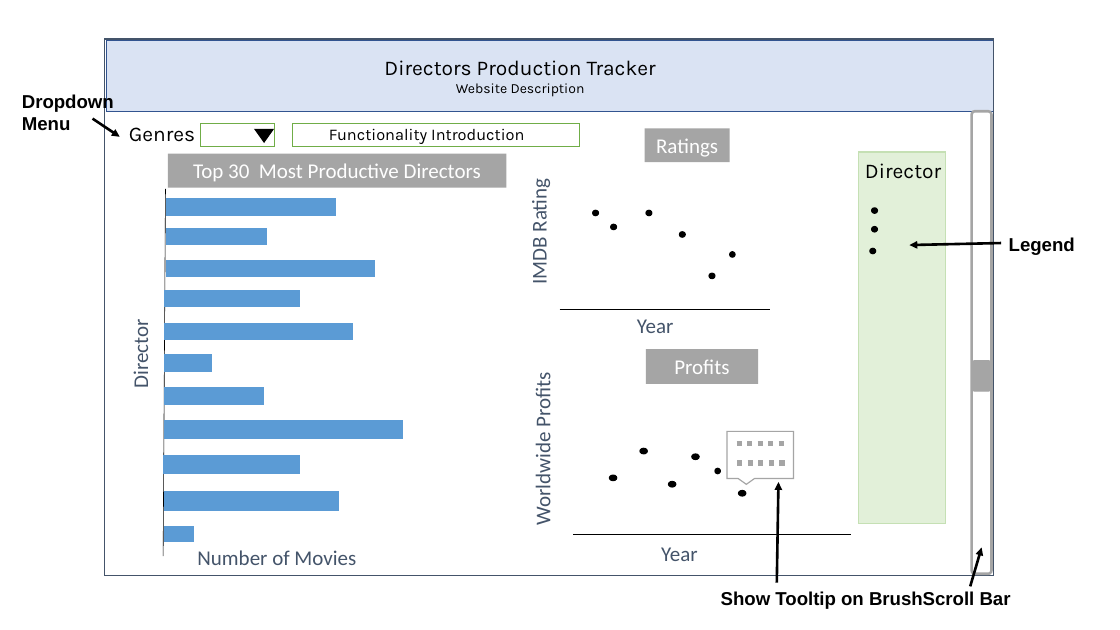
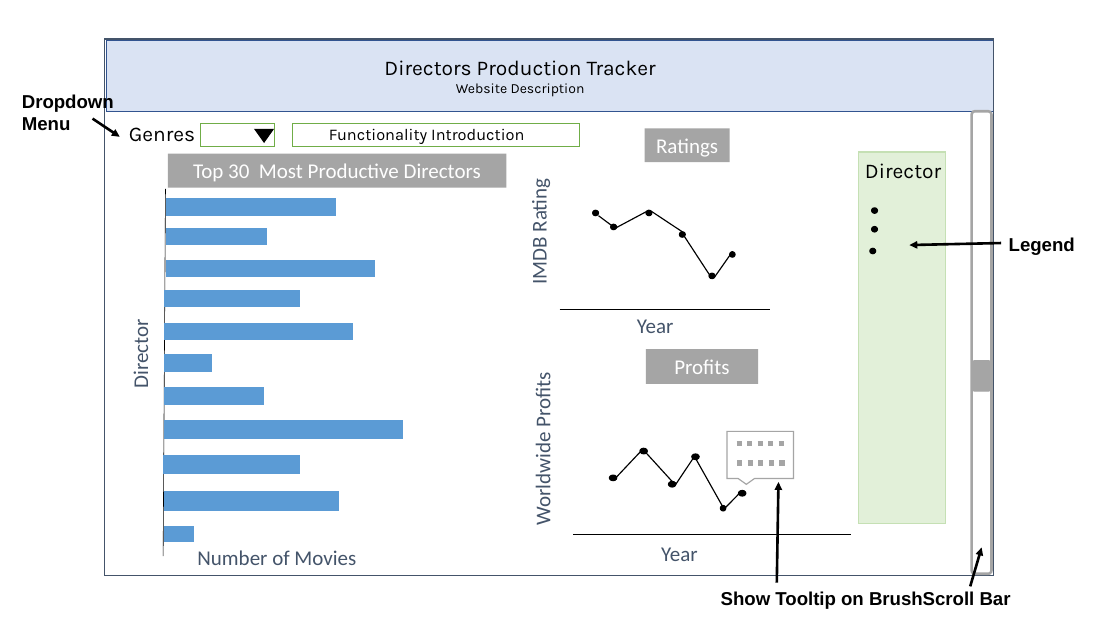
Before and after one commit to UBC-MDS/DSCI532_GROUP104_Movies, a slide deck: slide 1 of img/sketch/app_sketch.pptx. Drawn at 1120x630 pixels with LibreOffice and Linux fonts; fonts in the diff are those of the drawing. Boxes give left, top, right and bottom in pixels: in the first picture for what was removed or moved away, otherwise in the second. Text is boxed around its words. In the diff, an @@ line names an element or a change of style, - is before the commit and + after.

```diff
--- a/img/sketch/app_sketch.pptx
+++ b/img/sketch/app_sketch.pptx
@@ line added from (599, 216) to (613, 227), #000000 1 pt @@
@@ line added from (613, 229) to (649, 210), #000000 1 pt @@
@@ line added from (651, 211) to (682, 232), #000000 1 pt @@
@@ line added from (685, 236) to (712, 279), #000000 1 pt @@
@@ line added from (733, 252) to (714, 278), #000000 1 pt @@
@@ line added from (644, 449) to (613, 481), #000000 1 pt @@
@@ line added from (646, 453) to (672, 481), #000000 1 pt @@
@@ line added from (693, 459) to (676, 485), #000000 1 pt @@
@@ line added from (694, 455) to (723, 507), #000000 1 pt @@
@@ ellipse: place and size @@
-ellipse at <box>715,469,720,474</box>
+ellipse at <box>721,506,726,511</box>
@@ line added from (724, 509) to (739, 494), #000000 1 pt @@
```
Also in this commit, not shown: 1 other file.
